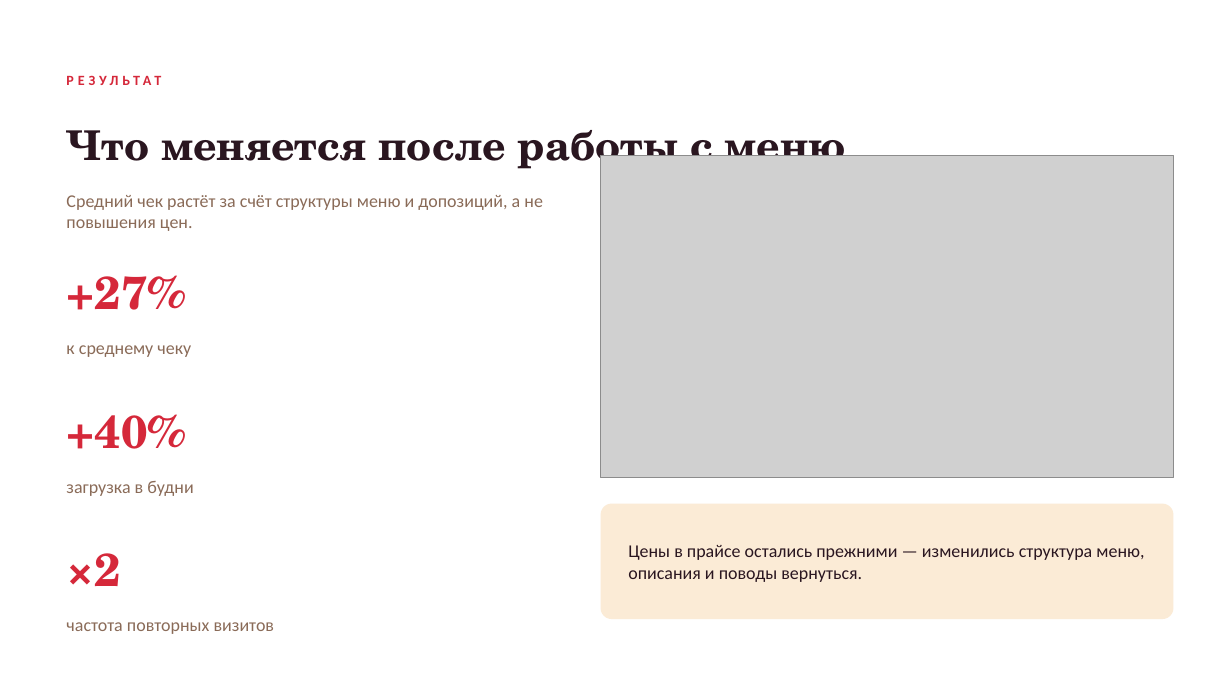
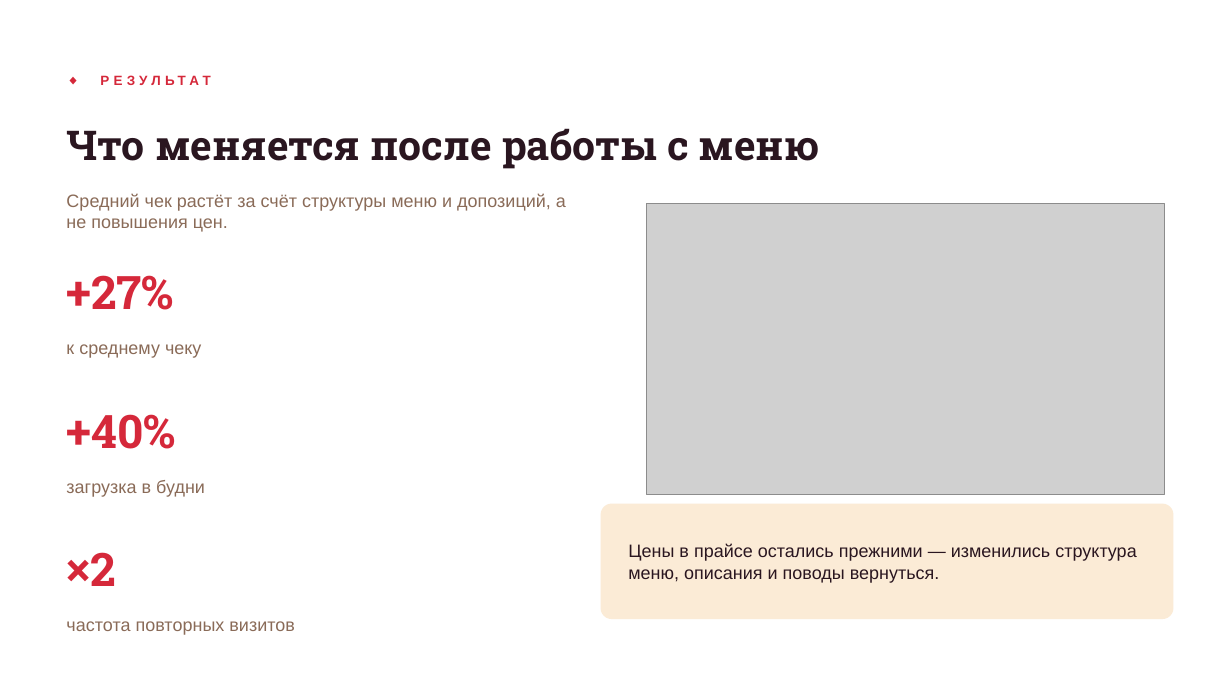
Before and after one commit to qa-novchenkova/studio, a slide deck: slide 8 of public/decks/horeca.pptx. Drawn at 1232x693 pixels with LibreOffice and Linux fonts; fonts in the diff are those of the drawing; grey boxes stand for pictures. Boxes give left, top, right and bottom in pixels: in the first picture for what was removed or moved away, otherwise in the second. Text is boxed around its words. In the diff, an @@ line names an element or a change of style, - is before the commit and + after.

```diff
--- a/public/decks/horeca.pptx
+++ b/public/decks/horeca.pptx
@@ text at bbox=[67, 67, 898, 94]: text changed; size 11 to 10.5 pt; font Calibri to Arial @@
-РЕЗУЛЬТАТ
+◆ РЕЗУЛЬТАТ
@@ picture: place and size @@
-picture at bbox=[601, 155, 1174, 478]
+picture at bbox=[647, 203, 1165, 494]
@@ font Calibri to Arial in 5 elements at bbox=[66, 193, 566, 232], bbox=[66, 344, 201, 358], bbox=[66, 480, 205, 497], bbox=[66, 621, 295, 635], bbox=[628, 543, 1136, 583] @@
@@ font TeX Gyre Schola to Roboto Slab in 4 elements at bbox=[66, 128, 820, 169], bbox=[66, 275, 173, 310], bbox=[66, 414, 175, 449], bbox=[66, 552, 116, 586] @@
```
Also in this commit, not shown: 9 other slides changed, 22 other files.
